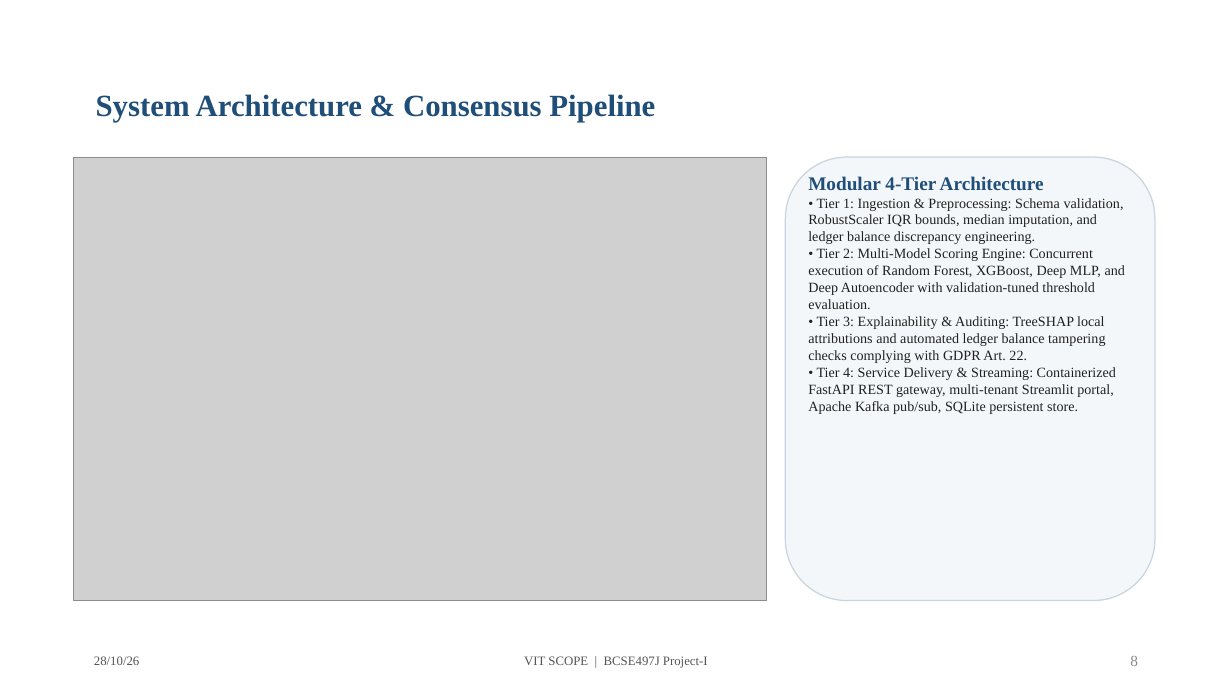
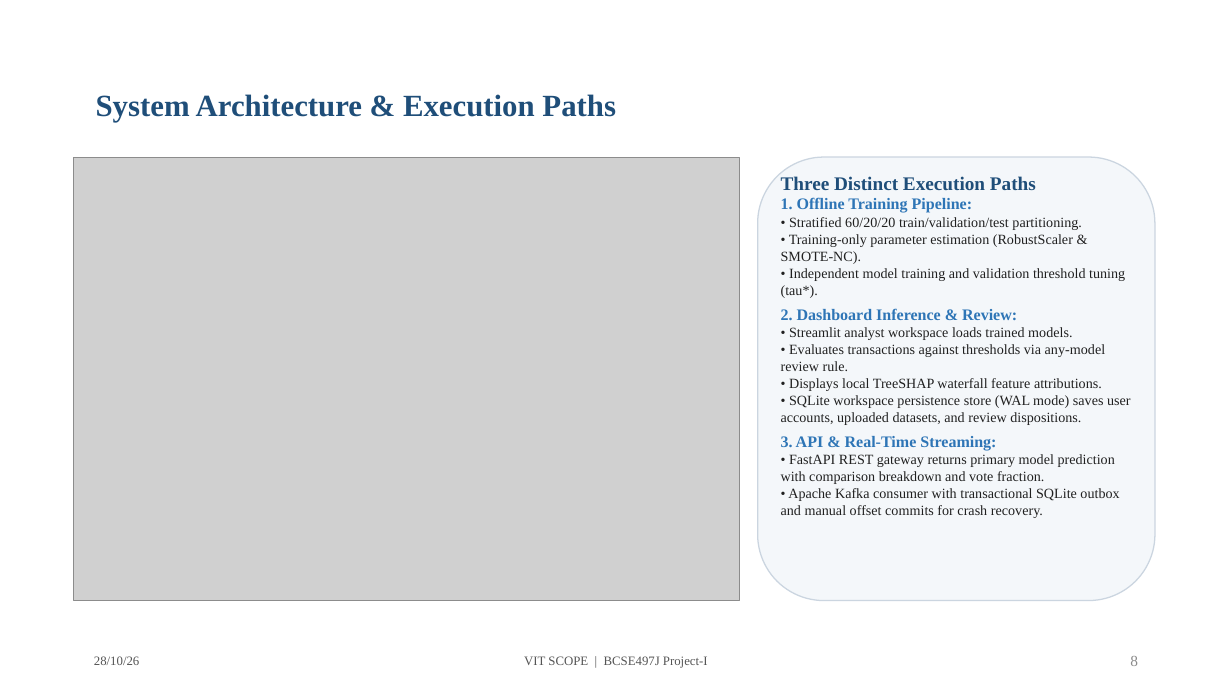
Before and after one commit to animeshlabh57-rgb/AI-Based-Financial-Fraud-Detection-System, a slide deck: slide 8 of docs/Review 3- 28-10- 2026 (1).pptx. Drawn at 1232x693 pixels with LibreOffice and Linux fonts; fonts in the diff are those of the drawing; grey boxes stand for pictures. Boxes give left, top, right and bottom in pixels: in the first picture for what was removed or moved away, otherwise in the second. Text is boxed around its words. In the diff, an @@ line names an element or a change of style, - is before the commit and + after.

Commit message:
Align Review 3 presentation with downloaded repository code and audit guidelines

```diff
--- a/docs/Review 3- 28-10- 2026 (1).pptx
+++ b/docs/Review 3- 28-10- 2026 (1).pptx
@@ title at (x1=96, y1=94, x2=616, y2=122): text changed @@
-System Architecture & Consensus Pipeline
+System Architecture & Execution Paths
@@ picture resized from (x1=74, y1=157, x2=767, y2=601) to (x1=74, y1=157, x2=739, y2=601) @@
@@ rounded rectangle resized from (x1=786, y1=157, x2=1155, y2=601) to (x1=758, y1=157, x2=1155, y2=601) @@
@@ text at (x1=781, y1=176, x2=1131, y2=518): text changed @@
-Modular 4-Tier Architecture
-• Tier 1: Ingestion & Preprocessing: Schema validation, RobustScaler IQR bounds, median imputation, and ledger balance discrepancy engineering.
-• Tier 2: Multi-Model Scoring Engine: Concurrent execution of Random Forest, XGBoost, Deep MLP, and Deep Autoencoder with validation-tuned threshold evaluation.
-• Tier 3: Explainability & Auditing: TreeSHAP local attributions and automated ledger balance tampering checks complying with GDPR Art. 22.
-• Tier 4: Service Delivery & Streaming: Containerized FastAPI REST gateway, multi-tenant Streamlit portal, Apache Kafka pub/sub, SQLite persistent store.
+Three Distinct Execution Paths
+1. Offline Training Pipeline:
+• Stratified 60/20/20 train/validation/test partitioning.
+• Training-only parameter estimation (RobustScaler & SMOTE-NC).
+• Independent model training and validation threshold tuning (tau*).
+2. Dashboard Inference & Review:
+• Streamlit analyst workspace loads trained models.
+• Evaluates transactions against thresholds via any-model review rule.
+• Displays local TreeSHAP waterfall feature attributions.
+• SQLite workspace persistence store (WAL mode) saves user accounts, uploaded datasets, and review dispositions.
+3. API & Real-Time Streaming:
+• FastAPI REST gateway returns primary model prediction with comparison breakdown and vote fraction.
+• Apache Kafka consumer with transactional SQLite outbox and manual offset commits for crash recovery.
```
Also in this commit, not shown: 13 other slides changed, 4 slides added, 5 other files.
